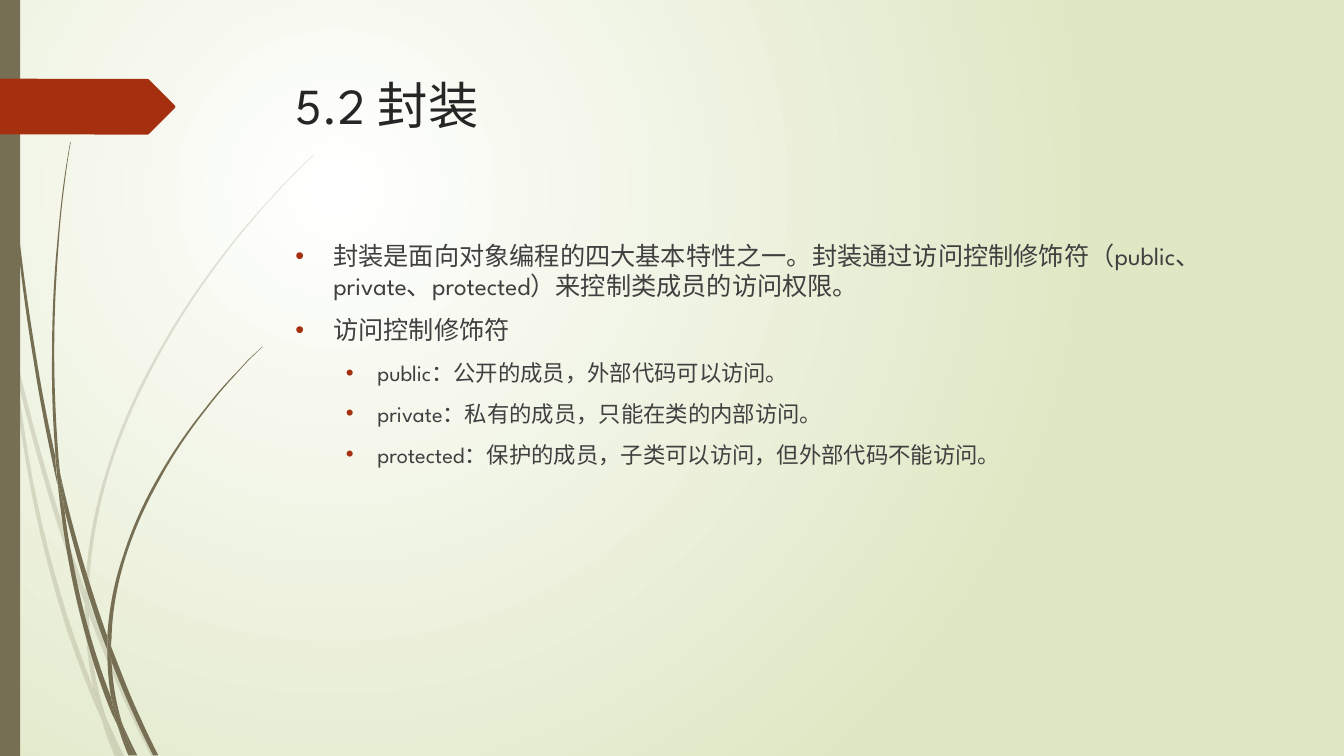
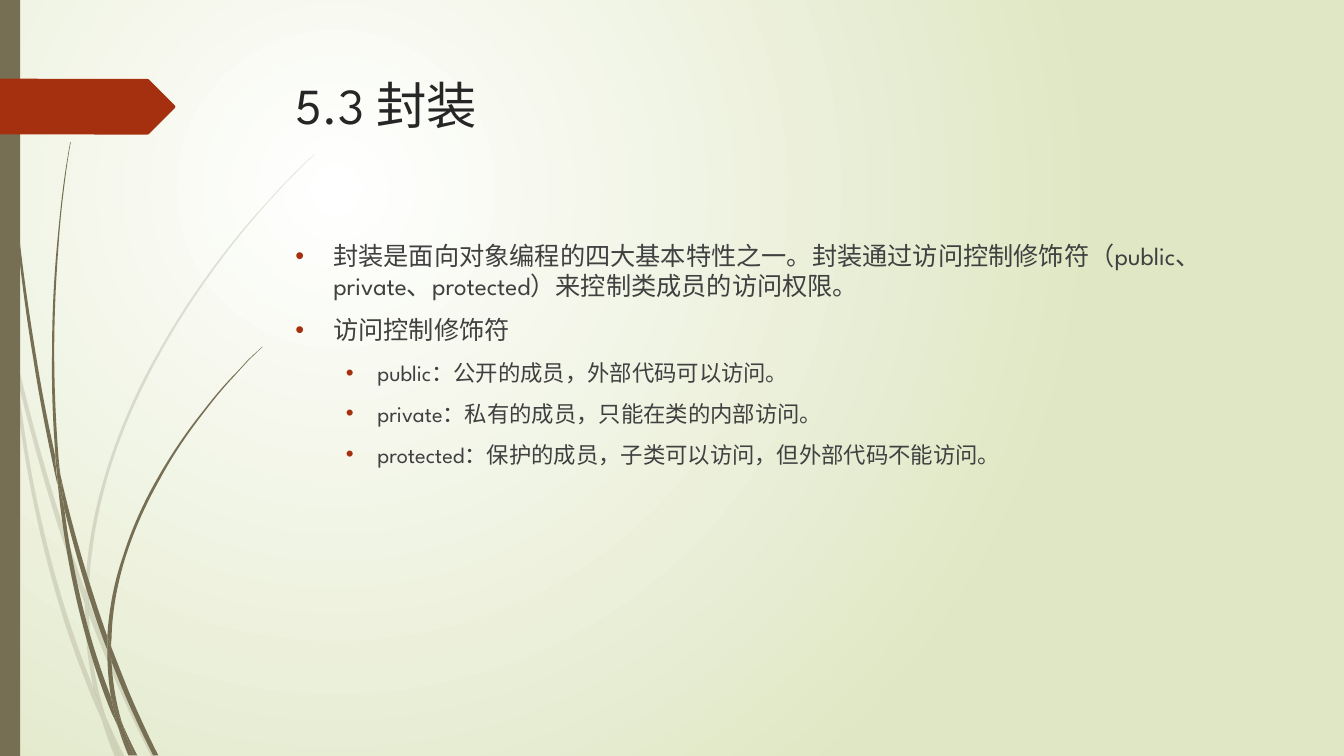
Before and after one commit to liuty2006/learn, a slide deck: slide 65 of learn_cpp/docs/C++语言培训.pptx. Drawn at 1344x756 pixels with LibreOffice and Linux fonts; fonts in the diff are those of the drawing. Boxes give left, top, right and bottom in pixels: in the first picture for what was removed or moved away, otherwise in the second. Text is boxed around its words. In the diff, an @@ line names an element or a change of style, - is before the commit and + after.

```diff
--- a/learn_cpp/docs/C++语言培训.pptx
+++ b/learn_cpp/docs/C++语言培训.pptx
@@ title at box(296, 81, 478, 128): text changed @@
-5.2 封装
+5.3 封装
```
Also in this commit, not shown: 4 other slides changed, 9 other files.
